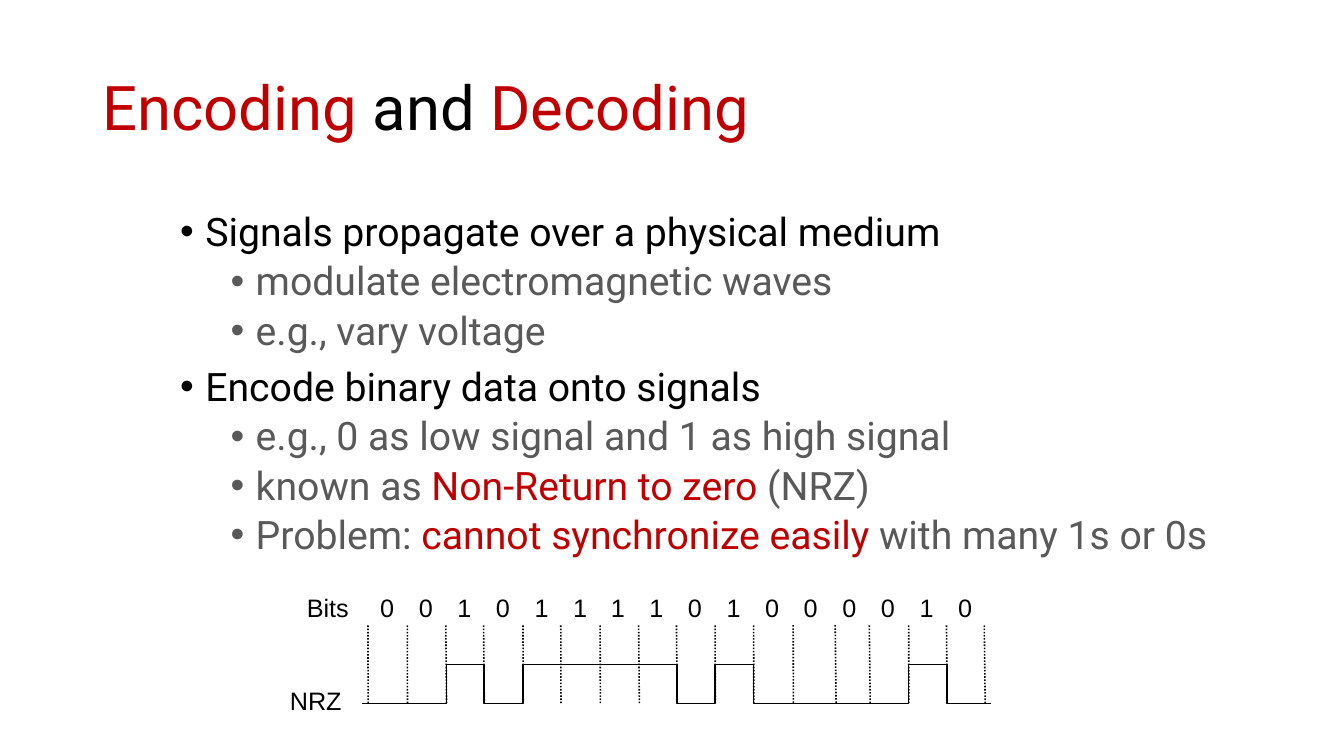
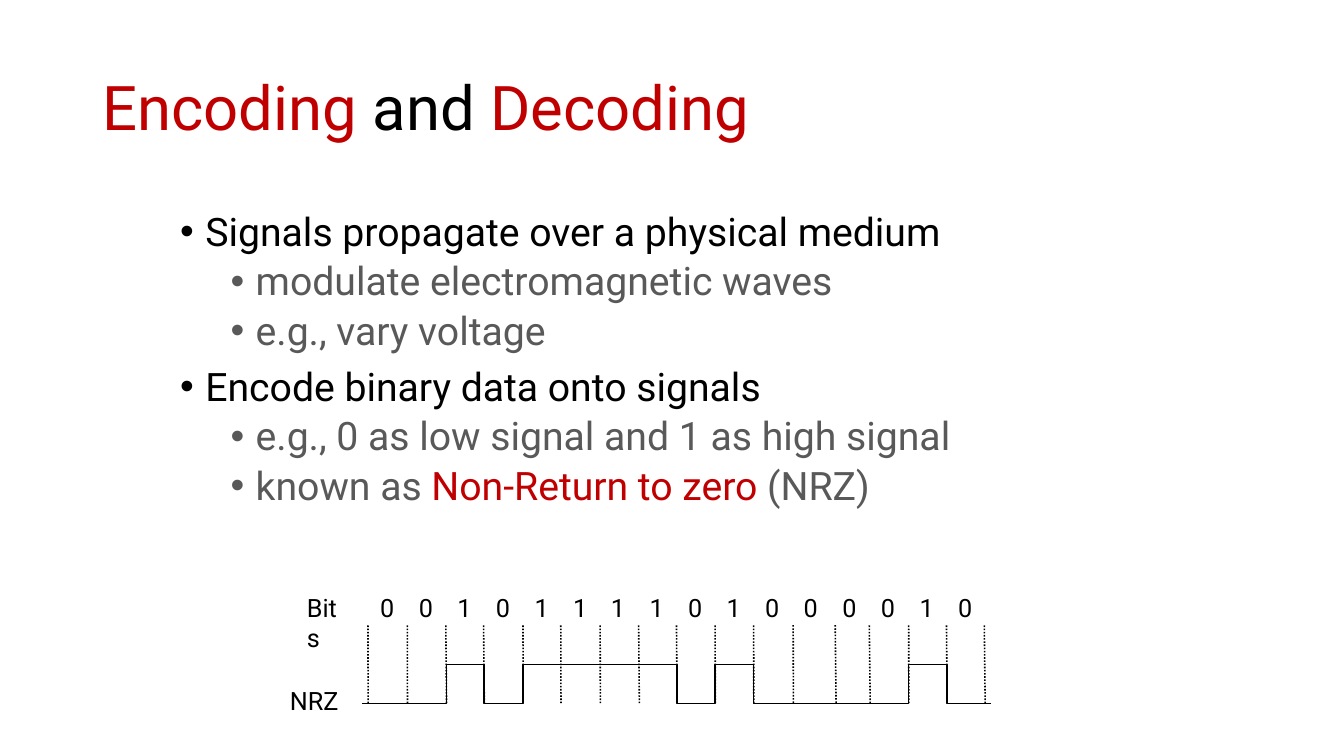
Before and after one commit to ngsrinivas/coursegen, a slide deck: slide 21 of ex/352-S21/staging/352-S21/lectures/link-addressing-error-detection-correction.pptx (slide 19 before the commit). Drawn at 1344x756 pixels with LibreOffice and Linux fonts; fonts in the diff are those of the drawing. Boxes give left, top, right and bottom in pixels: in the first picture for what was removed or moved away, otherwise in the second. Text is boxed around its words. In the diff, an @@ line names an element or a change of style, - is before the commit and + after.

```diff
--- a/ex/352-S21/staging/352-S21/lectures/link-addressing-error-detection-correction.pptx
+++ b/ex/352-S21/staging/352-S21/lectures/link-addressing-error-detection-correction.pptx
@@ text at (256,519,1207,558): paragraph removed @@
-  • Problem: cannot synchronize easily with many 1s or 0s
@@ font Arial to Roboto in 9 elements at (307,593,349,623), (290,692,339,710), (457,599,471,617), (535,599,549,617), (573,599,587,617), (611,599,625,617), (650,599,664,617), (727,599,741,617), (920,599,934,617) @@
```
Also in this commit, not shown: 10 other slides changed, 5 slides added, 1 slide removed, 3 other files.
